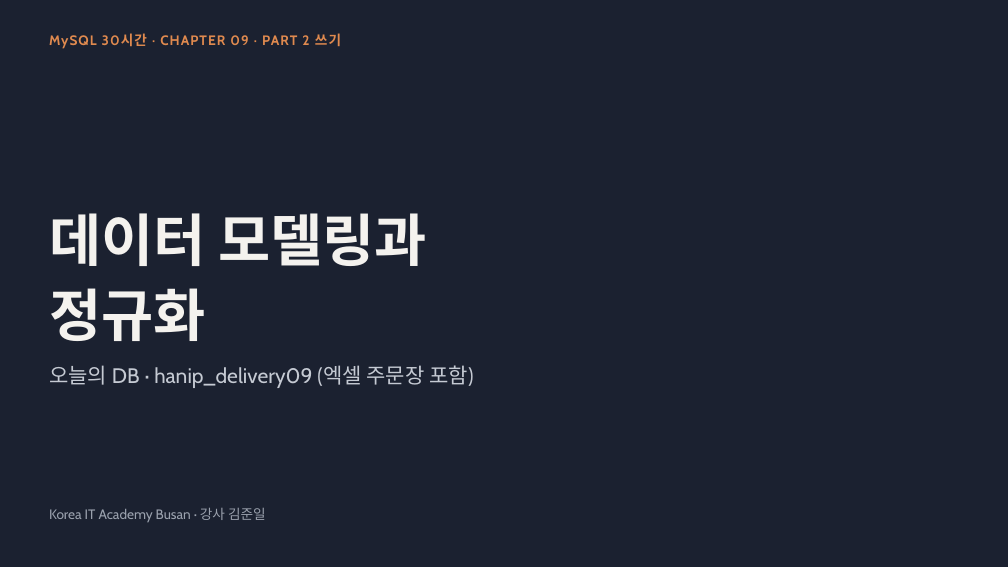
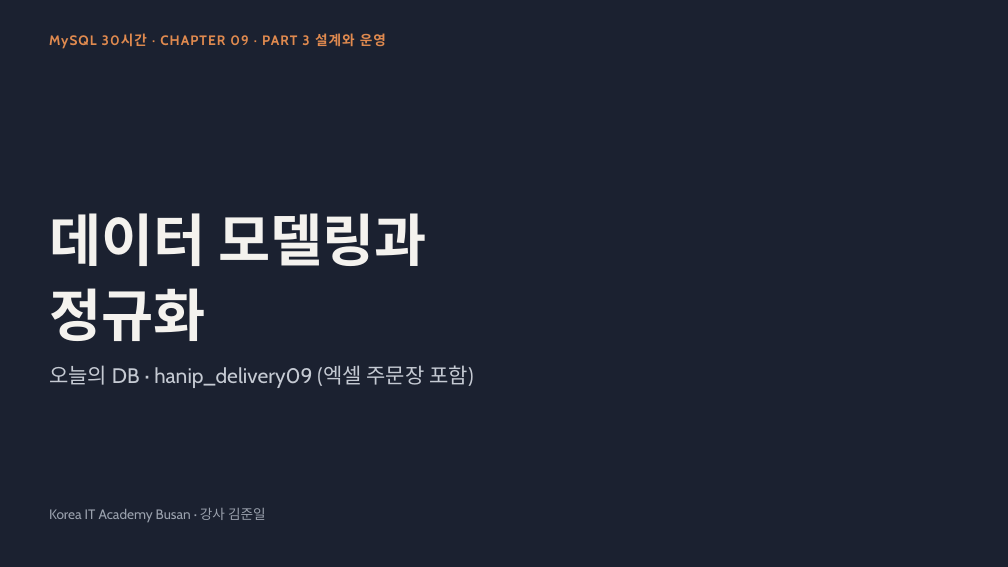
Before and after one commit to 95Jiwon/DBSM-sutdy, a slide deck: slide 1 of chapters/ch09-modeling-normalization/ch09-slides.pptx. Drawn at 1008x567 pixels with LibreOffice and Linux fonts; fonts in the diff are those of the drawing. Boxes give left, top, right and bottom in pixels: in the first picture for what was removed or moved away, otherwise in the second. Text is boxed around its words. In the diff, an @@ line names an element or a change of style, - is before the commit and + after.

```diff
--- a/chapters/ch09-modeling-normalization/ch09-slides.pptx
+++ b/chapters/ch09-modeling-normalization/ch09-slides.pptx
@@ text at [49, 33, 386, 49]: text changed @@
-MySQL 30시간 · CHAPTER 09 · PART 2 쓰기
+MySQL 30시간 · CHAPTER 09 · PART 3 설계와 운영
```
Also in this commit, not shown: 22 other files.
